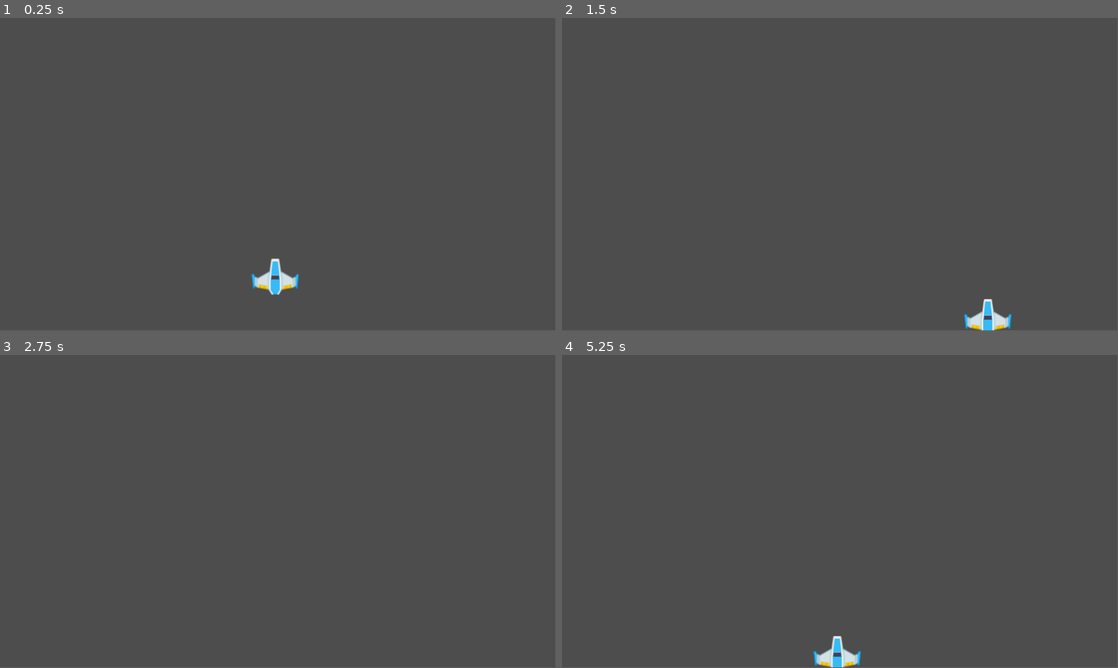
Above: before the commit, frames 1-4 (two rows, left to right).
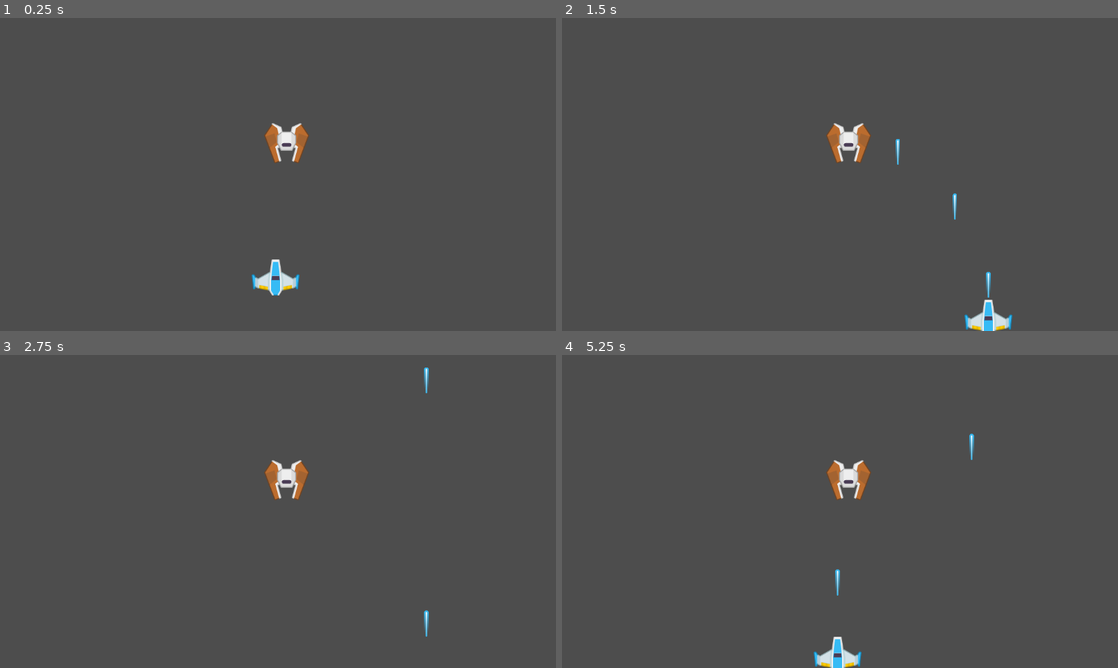
Above: after the commit, the same moments.

Repository: devlup-fsu/your-first-game-fall-2023
Game: Godot game, scene res://game.tscn
Two runs of this game, one before a commit and one after it. Both use one fixed random seed, a clock stepped at 60 frames per second and the inputs below.
Inputs:
- Up to frame 1 (0.25 s): no input
- Up to frame 2 (1.5 s): tap Enter at 0.5 s; hold D (player_right) 0.53-1.28 s; hold Space (player_shoot, bound only after the commit) 0.53-1.28 s; hold S (player_down) from 1.28 s (still down); tap Space (player_shoot, bound only after the commit) at 1.35 s
- Up to frame 3 (2.75 s): tap Space (player_shoot, bound only after the commit) at 2 s; release S (player_down) at 2.03 s; hold D (player_right) from 2.03 s (still down); hold Space (player_shoot, bound only after the commit) from 2.03 s (still down)
- Up to frame 4 (5.25 s): tap Enter at 2.75 s; release D (player_right) at 2.78 s; release Space (player_shoot, bound only after the commit) at 2.78 s; hold W (player_up) 2.78-3.53 s; tap Space (player_shoot, bound only after the commit) at 2.85, 3.5, 4.35 s; hold Space (player_shoot, bound only after the commit) 3.53-4.28 s; hold A (player_left) 3.53-5.03 s; hold S (player_down) from 5.03 s (still down); hold Space (player_shoot, bound only after the commit) from 5.03 s (still down)
The window is 799x449 before the commit and 800x450 after it. Grey fills any space a smaller window leaves; there, only what the larger window draws over its background counts as a difference.

The runs differ from the first frame. In frame 1, 0.8% of the frame differs, in the area x 45-56%, y 33-89%; in frame 2, 1.0%, in the area x 47-81%, y 33-100%; in frame 3, 0.8%; in frame 4, 1.0%.

Commit message:
Add basic enemy and shooting

Diff:
--- /dev/null
+++ b/enemy/enemy.gd
@@ -0,0 +1,11 @@
+class_name Enemy extends CharacterBody2D
+
+@export var max_health = 5
+
+var health = max_health
+
+
+func hurt(damage: int):
+    health -= damage
+    if health <= 0:
+        queue_free()
--- /dev/null
+++ b/enemy/enemy.tscn
@@ -0,0 +1,16 @@
+[gd_scene load_steps=4 format=3 uid="uid://b0j41yxokgb57"]
+
+[ext_resource type="Script" path="res://enemy/enemy.gd" id="1_8p4pl"]
+[ext_resource type="Texture2D" uid="uid://bxw436r3v2vtj" path="res://enemy/enemy1.png" id="1_e5ry3"]
+
+[sub_resource type="CircleShape2D" id="CircleShape2D_uyfg6"]
+radius = 48.0937
+
+[node name="Enemy" type="CharacterBody2D"]
+script = ExtResource("1_8p4pl")
+
+[node name="Sprite2D" type="Sprite2D" parent="."]
+texture = ExtResource("1_e5ry3")
+
+[node name="CollisionShape2D" type="CollisionShape2D" parent="."]
+shape = SubResource("CircleShape2D_uyfg6")
--- a/game.tscn
+++ b/game.tscn
@@ -1,8 +1,14 @@
-[gd_scene load_steps=2 format=3 uid="uid://b2tc36tfmo4au"]
+[gd_scene load_steps=3 format=3 uid="uid://b2tc36tfmo4au"]
 
 [ext_resource type="PackedScene" uid="uid://bgwn1vyol1n5w" path="res://player/player.tscn" id="1_b8ofq"]
+[ext_resource type="PackedScene" uid="uid://b0j41yxokgb57" path="res://enemy/enemy.tscn" id="2_mu18b"]
 
-[node name="game" type="Node2D"]
+[node name="Game" type="Node2D"]
 
 [node name="Player" parent="." instance=ExtResource("1_b8ofq")]
 position = Vector2(571, 537)
+
+[node name="Enemy" parent="." instance=ExtResource("2_mu18b")]
+position = Vector2(594, 259)
+
+[node name="Lasers" type="Node2D" parent="."]
--- /dev/null
+++ b/laser/laser.gd
@@ -0,0 +1,39 @@
+class_name Laser extends Area2D
+
+@export var speed = 400
+@export var damage = 1
+
+@onready var laser_sprite: Sprite2D = $LaserSprite
+@onready var star_sprite: Sprite2D = $StarSprite
+
+var _hit = false
+
+func create(global_pos: Vector2):
+    global_position = global_pos
+
+
+func _physics_process(delta):
+    if _hit:
+        return
+
+    if global_position.y < -20:
+        queue_free()
+
+    position += Vector2.UP.rotated(rotation) * speed * delta
+
+
+func _on_body_entered(body: Node2D):
+    if _hit:
+        return
+
+    _hit = true
+
+    laser_sprite.visible = false
+    star_sprite.visible = true
+    star_sprite.rotation_degrees = randi_range(0, 90)
+
+    if body is Enemy:
+        body.hurt(damage)
+
+    await get_tree().create_timer(0.25).timeout
+    queue_free()
--- /dev/null
+++ b/laser/laser.tscn
@@ -0,0 +1,26 @@
+[gd_scene load_steps=5 format=3 uid="uid://j7lcm682yym4"]
+
+[ext_resource type="Script" path="res://laser/laser.gd" id="1_4fj11"]
+[ext_resource type="Texture2D" uid="uid://8jlcv71cfqxr" path="res://laser/laser_blue.png" id="1_mje7f"]
+[ext_resource type="Texture2D" uid="uid://c80iui6gb20os" path="res://laser/star_blue.png" id="3_rs4rv"]
+
+[sub_resource type="CapsuleShape2D" id="CapsuleShape2D_insgc"]
+radius = 8.0
+height = 54.0
+
+[node name="Laser" type="Area2D"]
+collision_layer = 0
+script = ExtResource("1_4fj11")
+
+[node name="CollisionShape2D" type="CollisionShape2D" parent="."]
+shape = SubResource("CapsuleShape2D_insgc")
+
+[node name="LaserSprite" type="Sprite2D" parent="."]
+texture = ExtResource("1_mje7f")
+
+[node name="StarSprite" type="Sprite2D" parent="."]
+visible = false
+position = Vector2(0, -27)
+texture = ExtResource("3_rs4rv")
+
+[connection signal="body_entered" from="." to="." method="_on_body_entered"]
--- a/player/player.gd
+++ b/player/player.gd
@@ -1,8 +1,20 @@
-extends CharacterBody2D
+class_name Player extends CharacterBody2D
 
+const laser_scene: PackedScene = preload("res://laser/laser.tscn")
 
 @export var speed = 25000.0
 @export var friction = speed / 10
+
+@onready var shoot_delay: Timer = $ShootDelay
+@onready var lasers: Node2D = get_tree().root.get_node("Game/Lasers")
+
+
+func _process(_delta):
+    if Input.is_action_pressed("player_shoot") and shoot_delay.is_stopped():
+        var laser: Laser = laser_scene.instantiate()
+        lasers.add_child(laser)
+        laser.create(global_position)
+        shoot_delay.start()
 
 
 func _physics_process(delta):
--- a/player/player.tscn
+++ b/player/player.tscn
@@ -5,9 +5,11 @@
 
 [sub_resource type="CapsuleShape2D" id="CapsuleShape2D_4b0op"]
 radius = 14.0
-height = 74.0
+height = 66.0
 
 [node name="Player" type="CharacterBody2D"]
+collision_layer = 2
+collision_mask = 4
 motion_mode = 1
 script = ExtResource("1_be2tv")
 
@@ -18,3 +20,7 @@
 position = Vector2(-7.10543e-15, 11)
 rotation = 1.5708
 shape = SubResource("CapsuleShape2D_4b0op")
+
+[node name="ShootDelay" type="Timer" parent="."]
+wait_time = 0.25
+one_shot = true
--- a/project.godot
+++ b/project.godot
@@ -14,6 +14,10 @@
 run/main_scene="res://game.tscn"
 config/features=PackedStringArray("4.1", "Forward Plus")
 config/icon="res://icon.svg"
+
+[display]
+
+window/stretch/mode="canvas_items"
 
 [dotnet]
 
@@ -41,3 +45,14 @@
 "events": [Object(InputEventKey,"resource_local_to_scene":false,"resource_name":"","device":-1,"window_id":0,"alt_pressed":false,"shift_pressed":false,"ctrl_pressed":false,"meta_pressed":false,"pressed":false,"keycode":0,"physical_keycode":68,"key_label":0,"unicode":100,"echo":false,"script":null)
 ]
 }
+player_shoot={
+"deadzone": 0.5,
+"events": [Object(InputEventKey,"resource_local_to_scene":false,"resource_name":"","device":-1,"window_id":0,"alt_pressed":false,"shift_pressed":false,"ctrl_pressed":false,"meta_pressed":false,"pressed":false,"keycode":0,"physical_keycode":32,"key_label":0,"unicode":32,"echo":false,"script":null)
+]
+}
+
+[layer_names]
+
+2d_physics/layer_1="enemy"
+2d_physics/layer_2="player"
+2d_physics/layer_3="wall"
Binary file added: enemy/enemy1.png
Not shown, added: enemy/enemy1.png.import
Binary file added: enemy/enemy2.png
Not shown, added: enemy/enemy2.png.import
Binary file added: enemy/enemy3.png
Not shown, added: enemy/enemy3.png.import
Binary file added: enemy/enemy4.png
Not shown, added: enemy/enemy4.png.import
Binary file added: enemy/enemy5.png
Not shown, added: enemy/enemy5.png.import
Binary file added: laser/laser_blue.png
Not shown, added: laser/laser_blue.png.import
(and 2 more such lines)
